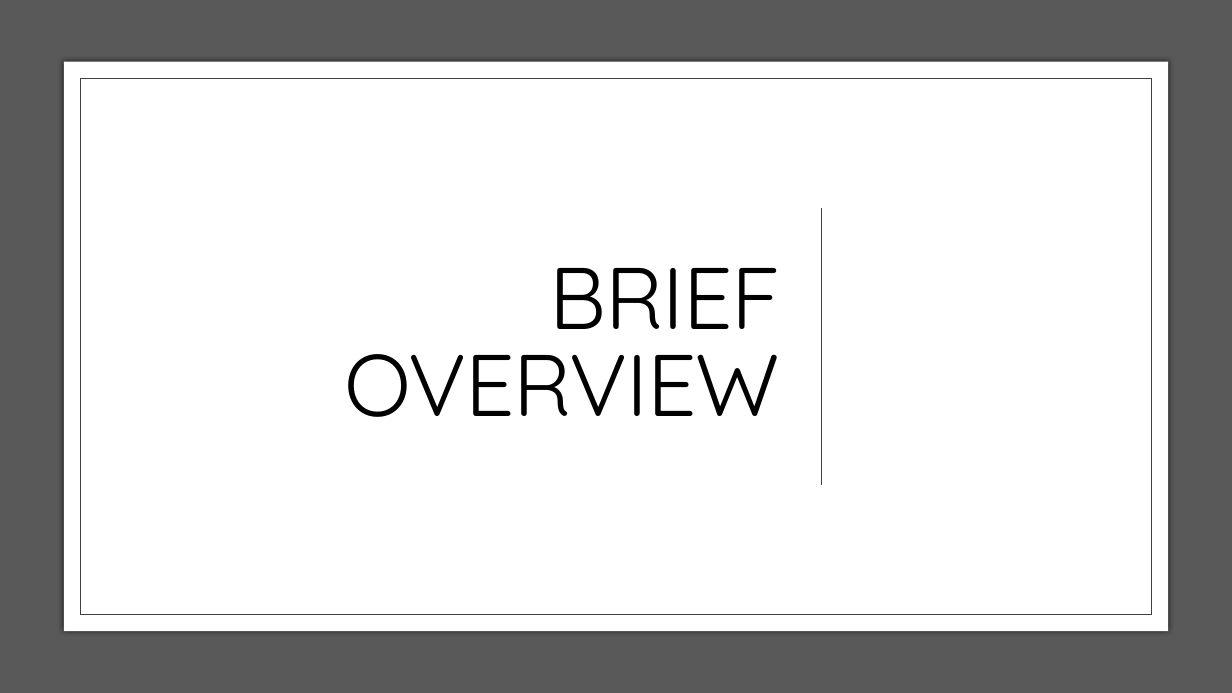
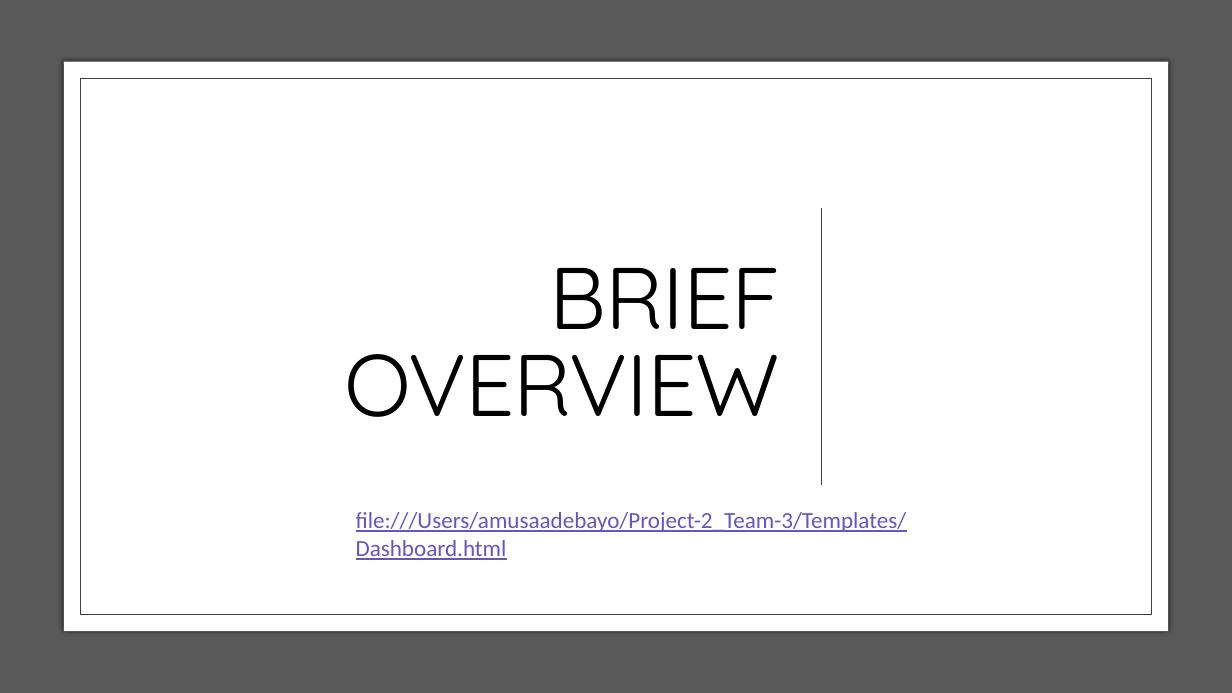
Before and after one commit to emedina2/Project-2_Team-3, a slide deck: slide 5 of Project2_Team3-Intro.pptx. Drawn at 1232x693 pixels with LibreOffice and Linux fonts; fonts in the diff are those of the drawing. Boxes give left, top, right and bottom in pixels: in the first picture for what was removed or moved away, otherwise in the second. Text is boxed around its words. In the diff, an @@ line names an element or a change of style, - is before the commit and + after.

```diff
--- a/Project2_Team3-Intro.pptx
+++ b/Project2_Team3-Intro.pptx
@@ text added at (356,512,907,560), 18 pt, text #6954C6, underline @@
+file:///Users/amusaadebayo/Project-2_Team-3/Templates/Dashboard.html
```
